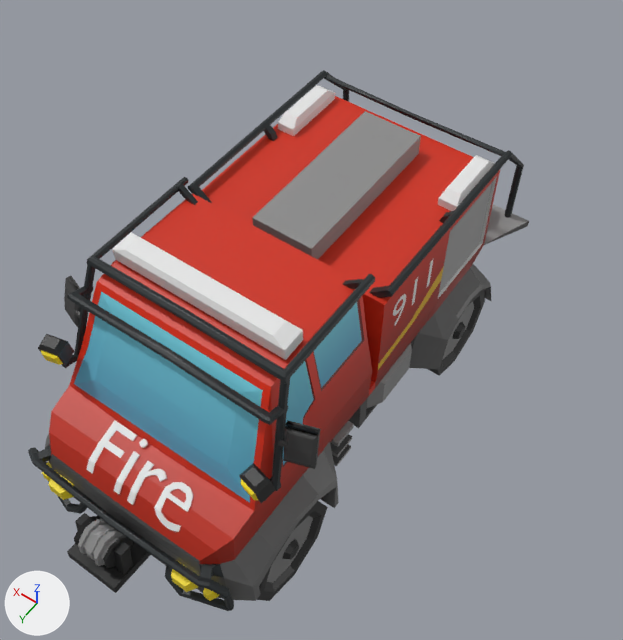
Two versions of the FBX model Assets/Art/PANDANIN/PANDANIN DÜZELTECEĞİ MODELLER TARIK/FireCar2.fbx, one commit apart.
Both versions are drawn from a camera (50 mm lens) standing at (-3.23, 4.02, 8.18) and looking at (-0.06, -0.42, 1.2). The lights are fixed; the arrows at lower left show +X, +Y and +Z. The picture after the commit comes second. Where no turn or scale is listed for an object, it has been applied to the vertices.

In view in the first picture: '911Text', 'FireCar2', 'FireText', 'Shutter'.
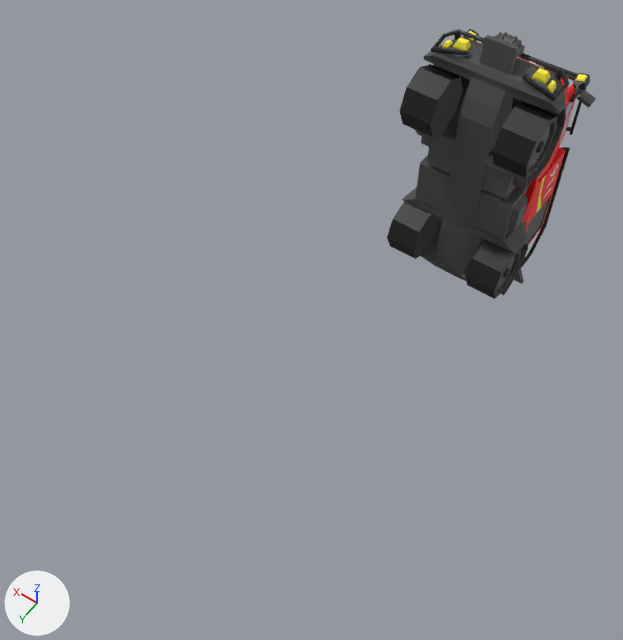
What differs and where, as boxes [x1, y1, x2, y2] in the pictures (623 x 640 px; the box of a moved part takes in the faces that stretch with it):
'FireCar2', reshaped, moved, turned, rescaled, recoloured
    before: [28, 70, 529, 611]
    after: [387, 29, 596, 299]
'FireText', deleted
    before: [86, 420, 193, 532]
'Shutter', deleted
    before: [439, 181, 493, 293]
'911Text', deleted
    before: [393, 258, 434, 326]
part 1 of me_firecar2, moved or reshaped
    before: [28, 70, 529, 611]
    after: [402, 29, 596, 295]
part 2 of me_firecar2, moved or reshaped
    before: [257, 501, 328, 601]
    after: [493, 102, 557, 178]
part 3 of me_firecar2, moved or reshaped
    before: [428, 289, 485, 376]
    after: [466, 240, 521, 299]
part 4 of me_firecar2, moved or reshaped (not visible before)
    after: [400, 64, 463, 137]
part 5 of me_firecar2, moved or reshaped (not visible before)
    after: [387, 201, 441, 259]
part 6 of me_firecar2, added
    after: [526, 198, 549, 240]

Diff of the bpy script that builds the scene:
```diff
--- a/Assets/Art/PANDANIN/PANDANIN DÜZELTECEĞİ MODELLER TARIK/FireCar2.fbx.py
+++ b/Assets/Art/PANDANIN/PANDANIN DÜZELTECEĞİ MODELLER TARIK/FireCar2.fbx.py
@@ img_atlas_webp @@
+img_atlas_webp = load_image('Atlas.webp', '_unpacked/Atlas.webp', 783, 783, 'sRGB')
@@ mat_material_001 @@
+mat_material_001 = principled_material('Material.001')
+mat_material_001.texture = img_atlas_webp
@@ me_firecar2 @@
 # used by ob_firecar2; location = (0.0, 0.0, 0.0)
-me_firecar2.from_pydata(...)  # 1933 vertices, 1847 faces; spans x -1.37..1.37, y -2.73..2.78, z -0.02..3.04
-me_firecar2.materials.append(mat_material)  # picture img_palette_gradient_png
-me_firecar2.materials.append(mat_lights)  # white #e7e7e7
+me_firecar2.from_pydata(...)  # 5058 vertices, 4747 faces; spans x -136.97..136.95, y -2.25..304.19, z -277.91..273.18
+# me_firecar2 part 1: the loose piece of 1741 vertices spanning x -1.37..1.37, y -2.73..2.78, z 0.47..3.04 is turned -90 degrees about the x axis through the mesh origin and scaled by 100, in mat_material_001 (picture img_atlas_webp)
+# me_firecar2 part 2: the loose piece of 48 vertices spanning x -1.22..-0.59, y 0.92..2.03, z -0.02..1.09 is turned -90 degrees about the x axis through the mesh origin and scaled by 100, in mat_material_001 (picture img_atlas_webp)
+# me_firecar2 part 3: the loose piece of 48 vertices spanning x -1.22..-0.59, y -2.23..-1.12, z -0.02..1.09 is turned -90 degrees about the x axis through the mesh origin and scaled by 100, in mat_material_001 (picture img_atlas_webp)
+# me_firecar2 part 4: the loose piece of 48 vertices spanning x 0.59..1.22, y 0.92..2.03, z -0.02..1.09 is turned -90 degrees about the x axis through the mesh origin and scaled by 100, in mat_material_001 (picture img_atlas_webp)
+# me_firecar2 part 5: the loose piece of 48 vertices spanning x 0.59..1.22, y -2.23..-1.12, z -0.02..1.09 is turned -90 degrees about the x axis through the mesh origin and scaled by 100, in mat_material_001 (picture img_atlas_webp)
+# me_firecar2 part 6: a new loose piece, a box spanning x -104.26..-99.77, y 148.75..249.74, z 114.34..210.41, in mat_material_001 (picture img_atlas_webp)
+# other edits to the shape of me_firecar2 do not show in these pictures
+me_firecar2.materials.append(mat_material_001)  # picture img_atlas_webp
@@ ob_shutter @@
-ob_shutter = bpy.data.objects.new('Shutter', me_shutter)
-ob_shutter.location = (0.0, 0.0, 0.0)
@@ ob_firecar2 @@
 ob_firecar2 = bpy.data.objects.new('FireCar2', me_firecar2)
-ob_firecar2.location = (0.0, 0.0, 0.0)
+ob_firecar2.location = (-0.45, -2.52, 1.45)
+ob_firecar2.rotation_euler = (-3.142, 0.0, 0.0)  # degrees (-180, 0, 0)
+ob_firecar2.scale = (0.00614, 0.00614, 0.00614)
@@ ob_firetext @@
-ob_firetext = bpy.data.objects.new('FireText', me_text)
-ob_firetext.location = (0.69, 2.27, 1.45)
@@ ob_911text @@
-ob_911text = bpy.data.objects.new('911Text', me_text_001)
-ob_911text.location = (-1.07, -0.21, 1.99)
```
